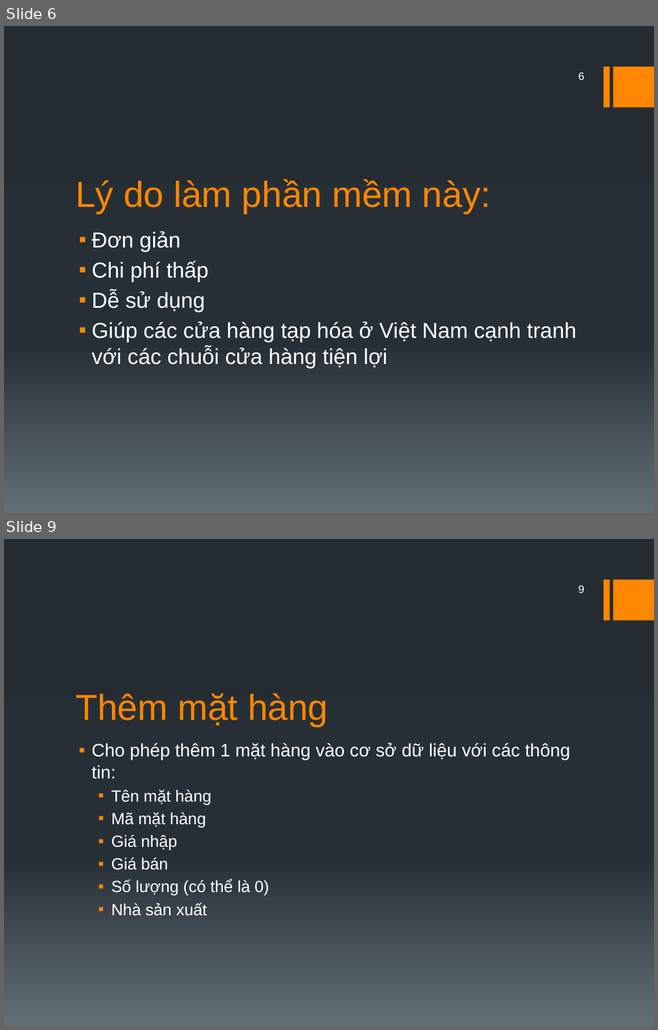
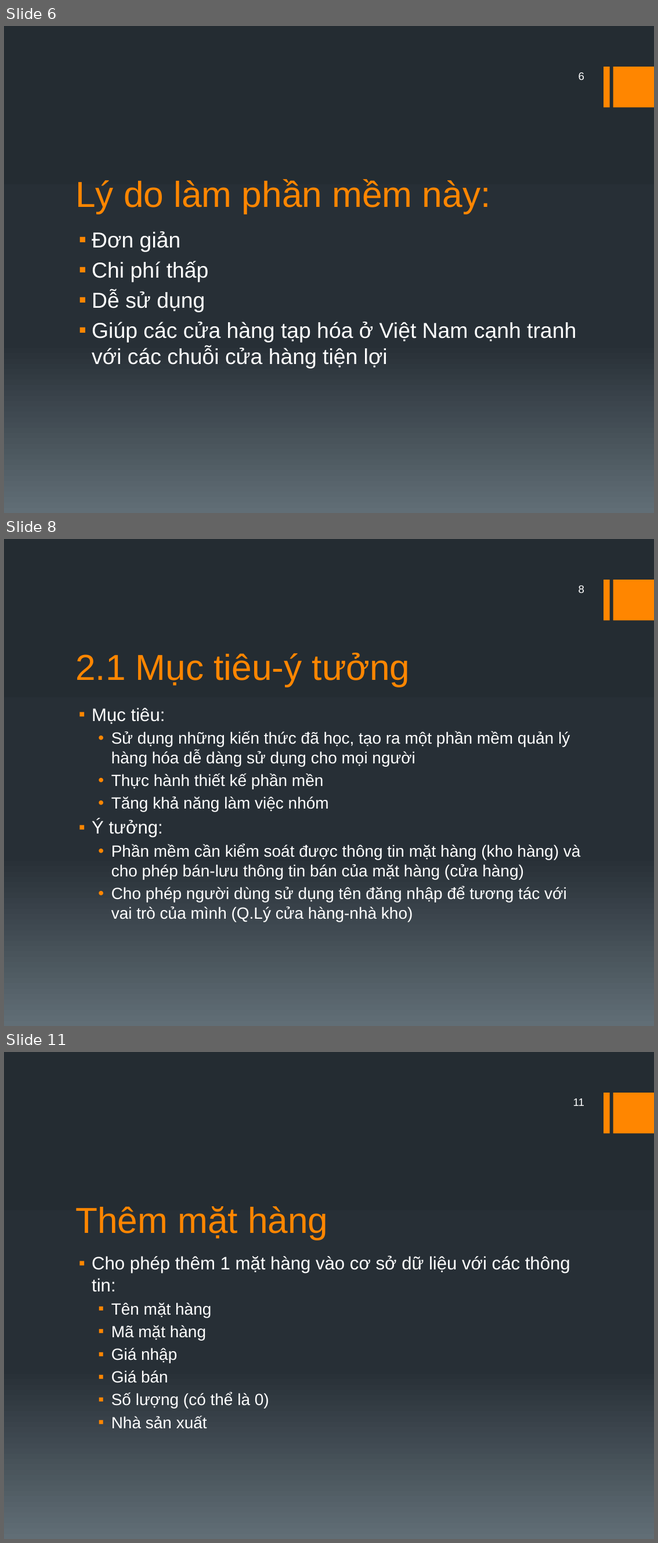
Before and after one commit to Hachiko001/CuaHang-NhaKho, a slide deck: Báo cáo/Báo cáo.pptx. Shown one above the other, each under a label of ours: slides 6 and 9 before the commit, slides 6, 8 and 11 after it; the slides between them are not shown. The pictures are 658x1030 and 658x1543 pixels, drawn with LibreOffice and Linux fonts; fonts in the diff are those of the drawing. Boxes give left, top, right and bottom in pixels: in the first picture for what was removed or moved away, otherwise in the second. Text is boxed around its words. In the diff, an @@ line names an element or a change of style, - is before the commit and + after.

Commit message:
Final update before presentation
Đã hoàn thành tất cả các chức năng trừ phần tên đăng nhập và chức danh
của nhân viên (cái này đang làm dở). Phần báo cáo tương đối đơn giản,
hạn chế màu mè. Không biết có ai đọc cái này k nữa...

```diff
--- a/Báo cáo/Báo cáo.pptx
+++ b/Báo cáo/Báo cáo.pptx
@@ slide 8 added at [4,539,654,1026], background gradient #242C33 to #273037 to #636D76; not listed: 2 template elements that a slide beside it also shows @@
@@ page number added at [578,585,584,593], 12 pt, text #FFFFFF @@
+8
@@ title added at [75,653,410,686], 40 pt, text #FF8600 @@
+2.1 Mục tiêu-ý tưởng
@@ text added at [92,708,581,922], 18 pt, text #FFFFFF @@
+▪ Mục tiêu:
+  • Sử dụng những kiến thức đã học, tạo ra một phần mềm quản lý hàng hóa dễ dàng sử dụng cho mọi người
+  • Thực hành thiết kế phần mền
+  • Tăng khả năng làm việc nhóm
+▪ Ý tưởng:
+  • Phần mềm cần kiểm soát được thông tin mặt hàng (kho hàng) và cho phép bán-lưu thông tin bán của mặt hàng (cửa hàng)
+  • Cho phép người dùng sử dụng tên đăng nhập để tương tác với vai trò của mình (Q.Lý cửa hàng-nhà kho)
@@ what was slide 9 is now slide 11 @@
@@ page number at [573,1098,584,1106]: text changed @@
-9
+11
```
Also in this commit, not shown: 6 slides changed, 7 other slides added, 3 slides removed, 17 other files.
